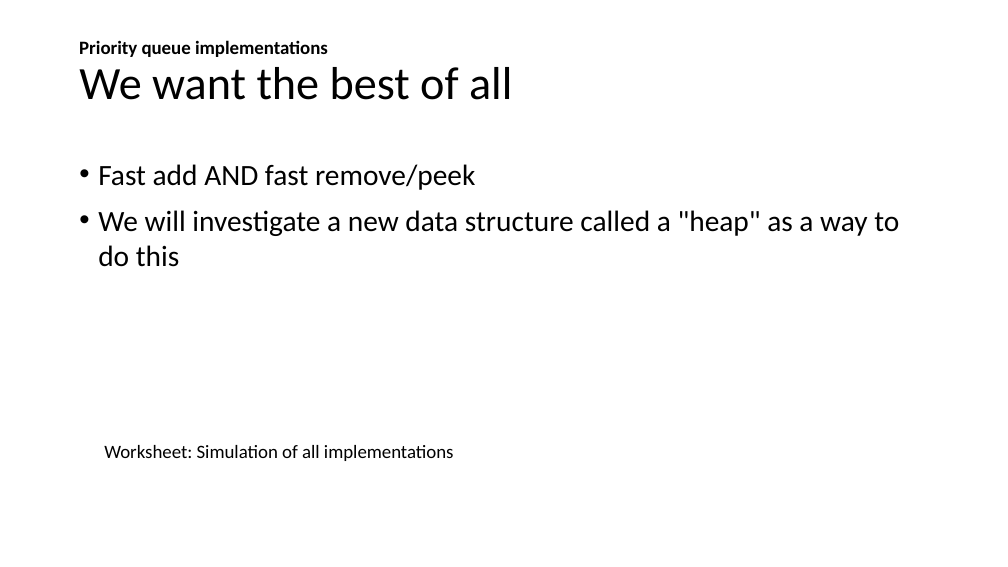
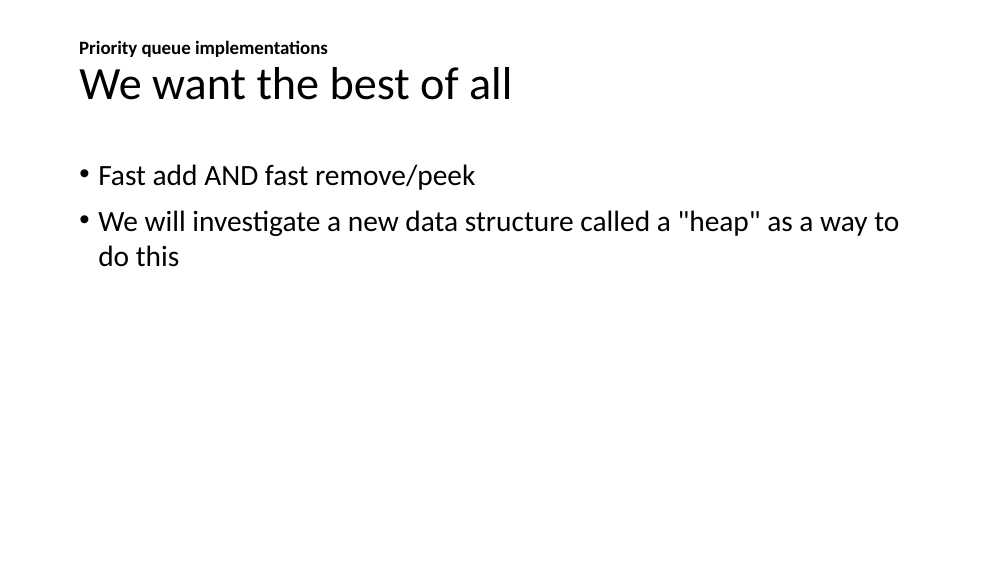
Before and after one commit to ucsd-cse12-w21/ucsd-cse12-w21.github.io, a slide deck: slide 11 of lectures/lecture-20/B00-live-Cao/Lecture 20 - Lecture.pptx. Drawn at 1008x567 pixels with LibreOffice and Linux fonts; fonts in the diff are those of the drawing. Boxes give left, top, right and bottom in pixels: in the first picture for what was removed or moved away, otherwise in the second. Text is boxed around its words. In the diff, an @@ line names an element or a change of style, - is before the commit and + after.

```diff
--- a/lectures/lecture-20/B00-live-Cao/Lecture 20 - Lecture.pptx
+++ b/lectures/lecture-20/B00-live-Cao/Lecture 20 - Lecture.pptx
@@ text removed at (104,445,454,461) @@
-Worksheet: Simulation of all implementations
```
Also in this commit, not shown: 15 other slides changed, 1 other file.
